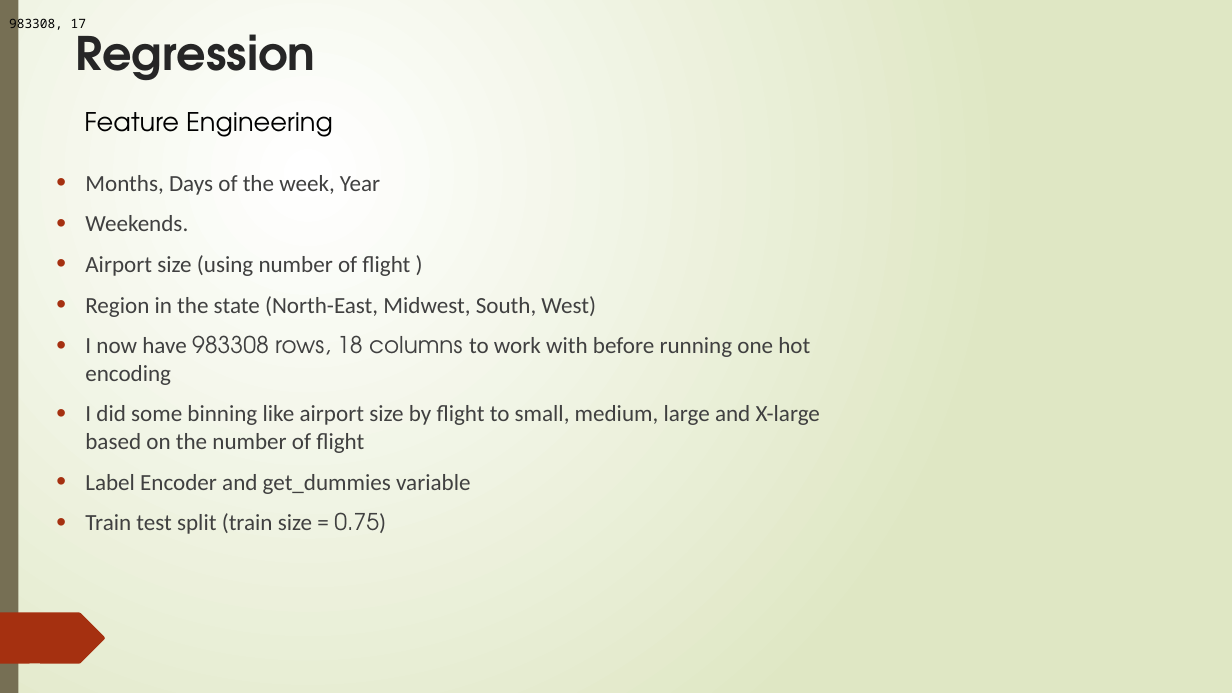
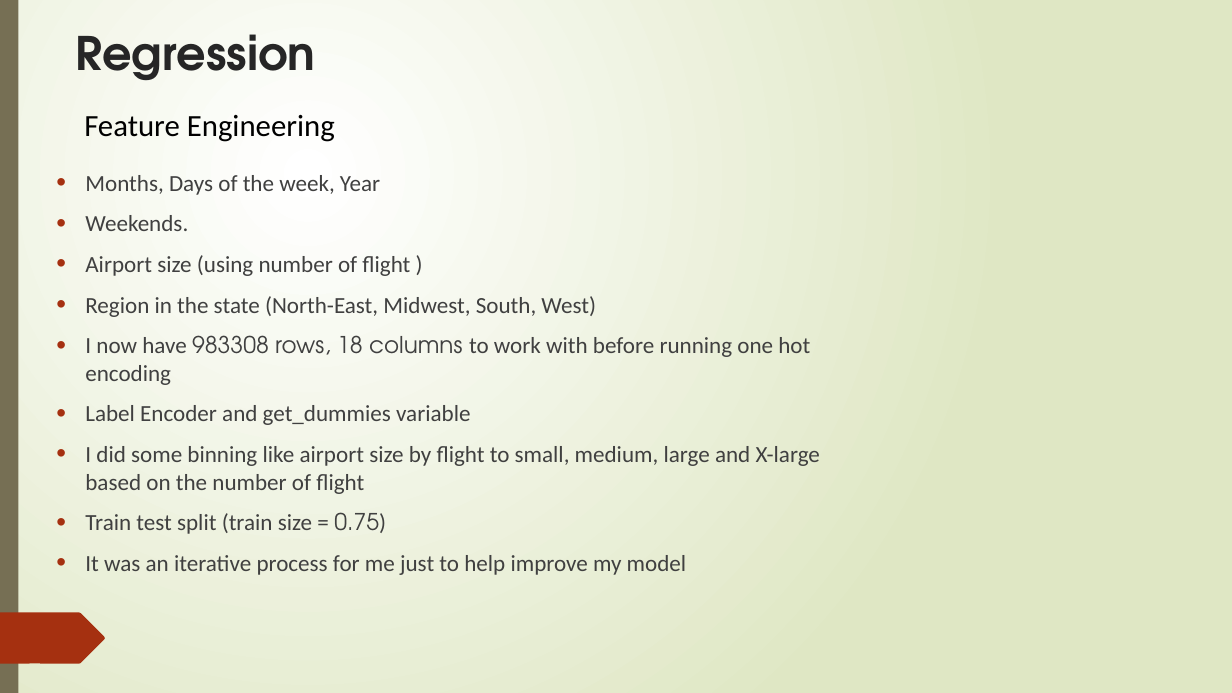
Before and after one commit to rwadisaputro/lhl_midterm_project, a slide deck: slide 8 of Project1-5.pptx. Drawn at 1232x693 pixels with LibreOffice and Linux fonts; fonts in the diff are those of the drawing. Boxes give left, top, right and bottom in pixels: in the first picture for what was removed or moved away, otherwise in the second. Text is boxed around its words. In the diff, an @@ line names an element or a change of style, - is before the commit and + after.

```diff
--- a/Project1-5.pptx
+++ b/Project1-5.pptx
@@ text removed at (x1=9, y1=15, x2=86, y2=31) @@
-983308, 17
@@ text "Feature Engineering" at (x1=84, y1=115, x2=335, y2=142): size 20 to 24 pt, font TeX Gyre Adventor to Calibri @@
@@ text at (x1=85, y1=405, x2=470, y2=425): paragraph added @@
+• Label Encoder and get_dummies variable
@@ text at (x1=85, y1=474, x2=470, y2=494): paragraph removed @@
-• Label Encoder and get_dummies variable
@@ text at (x1=85, y1=555, x2=687, y2=575): paragraph added @@
+• It was an iterative process for me just to help improve my model
```
Also in this commit, not shown: 7 other slides changed, 1 slide added.
